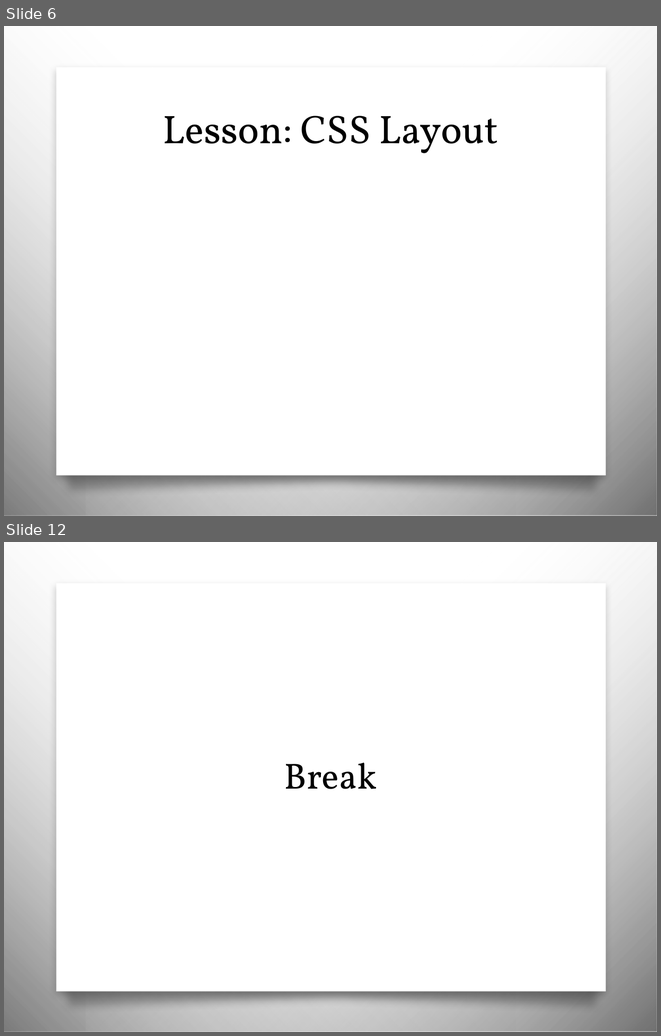
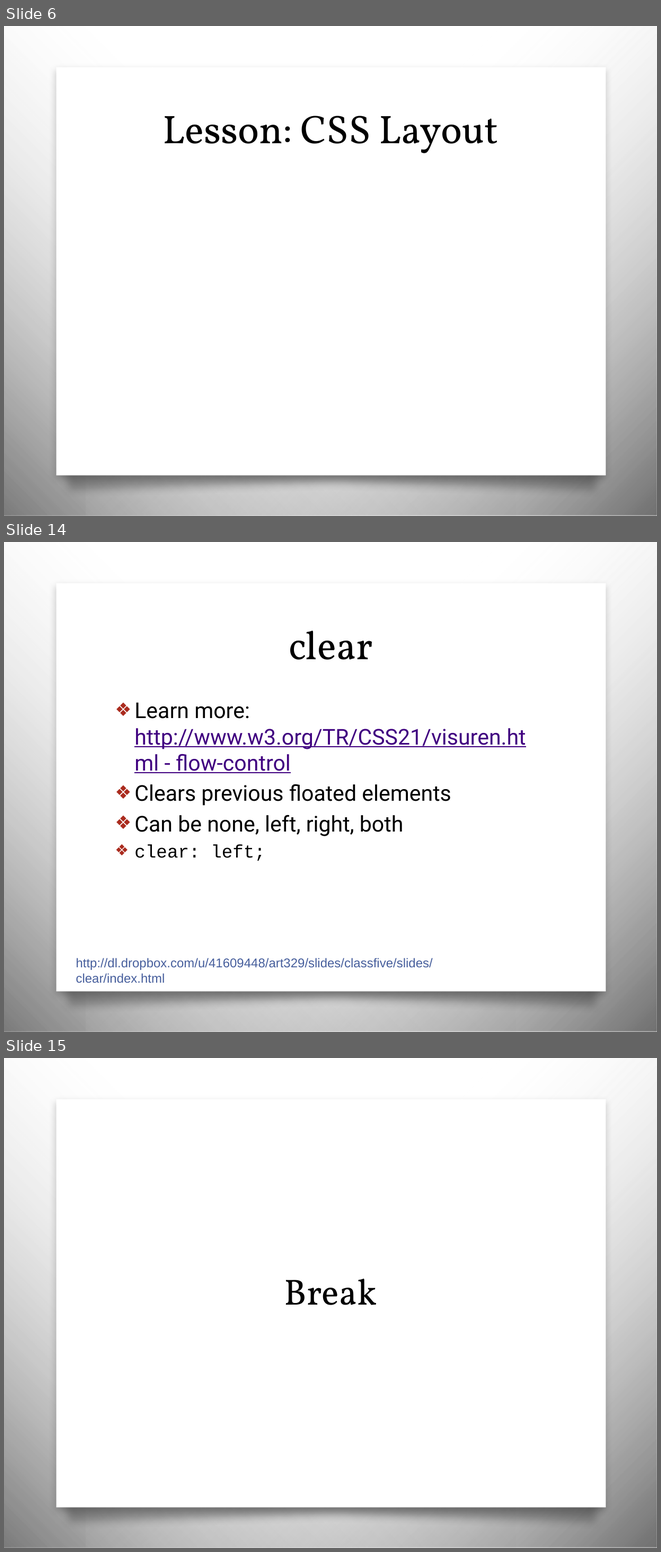
Before and after one commit to awayken/USF-ART329, a slide deck: slides/classfive/slides.pptx. Shown one above the other, each under a label of ours: slides 6 and 12 before the commit, slides 6, 14 and 15 after it; the slides between them are not shown. The pictures are 661x1036 and 661x1552 pixels, drawn with LibreOffice and Linux fonts; fonts in the diff are those of the drawing; background and template pictures are left out. Boxes give left, top, right and bottom in pixels: in the first picture for what was removed or moved away, otherwise in the second. Text is boxed around its words. In the diff, an @@ line names an element or a change of style, - is before the commit and + after.

Commit message:
Class Five.

```diff
--- a/slides/classfive/slides.pptx
+++ b/slides/classfive/slides.pptx
@@ slide 14 added at (x1=4, y1=542, x2=657, y2=1032), background picture (left out); not listed: 4 template elements that a slide beside it also shows @@
@@ title added at (x1=289, y1=631, x2=373, y2=660), 44 pt, text #000000 @@
+clear
@@ text added at (x1=134, y1=702, x2=526, y2=861), 24 pt, text #000000 @@
+❖ Learn more: http://www.w3.org/TR/CSS21/visuren.html - flow-control
+❖ Clears previous floated elements
+❖ Can be none, left, right, both
+❖ clear: left;
@@ text added at (x1=76, y1=958, x2=433, y2=983), 14 pt, text #465E9C @@
+http://dl.dropbox.com/u/41609448/art329/slides/classfive/slides/clear/index.html
@@ what was slide 12 is now slide 15 @@
```
Also in this commit, not shown: 4 slides changed, 21 other slides added, 2 slides removed, 30 other files.
